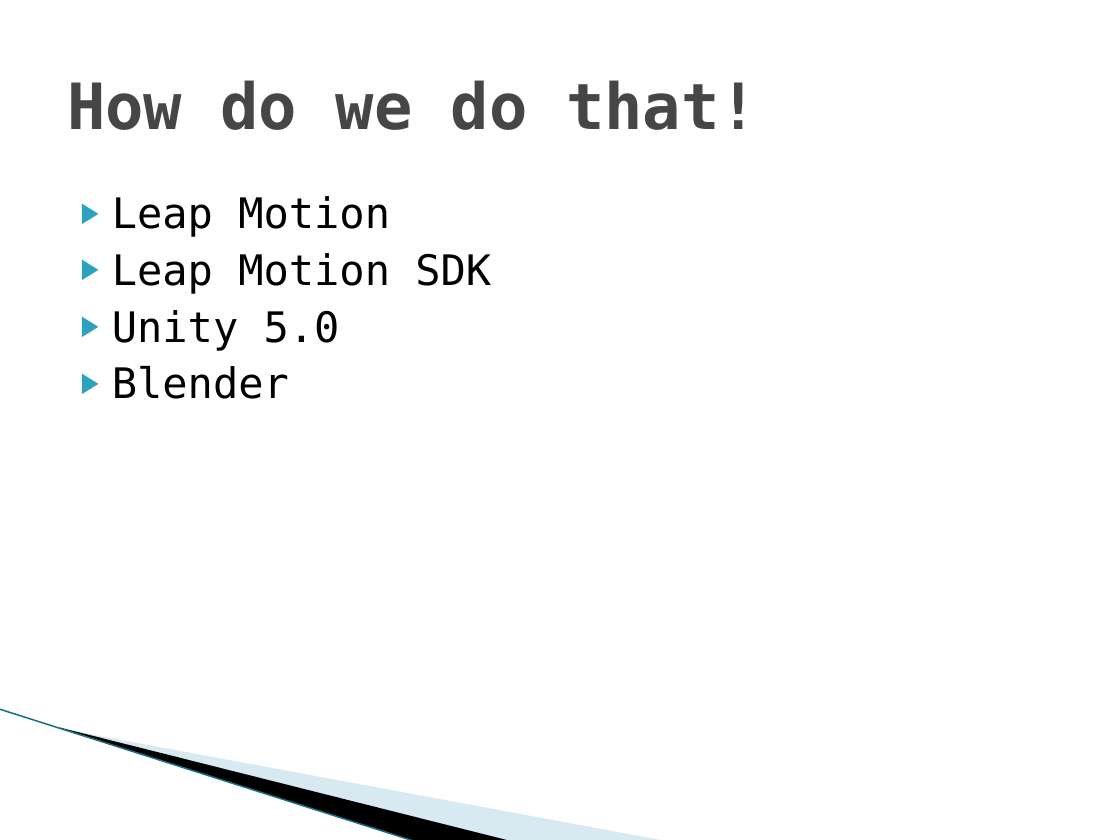
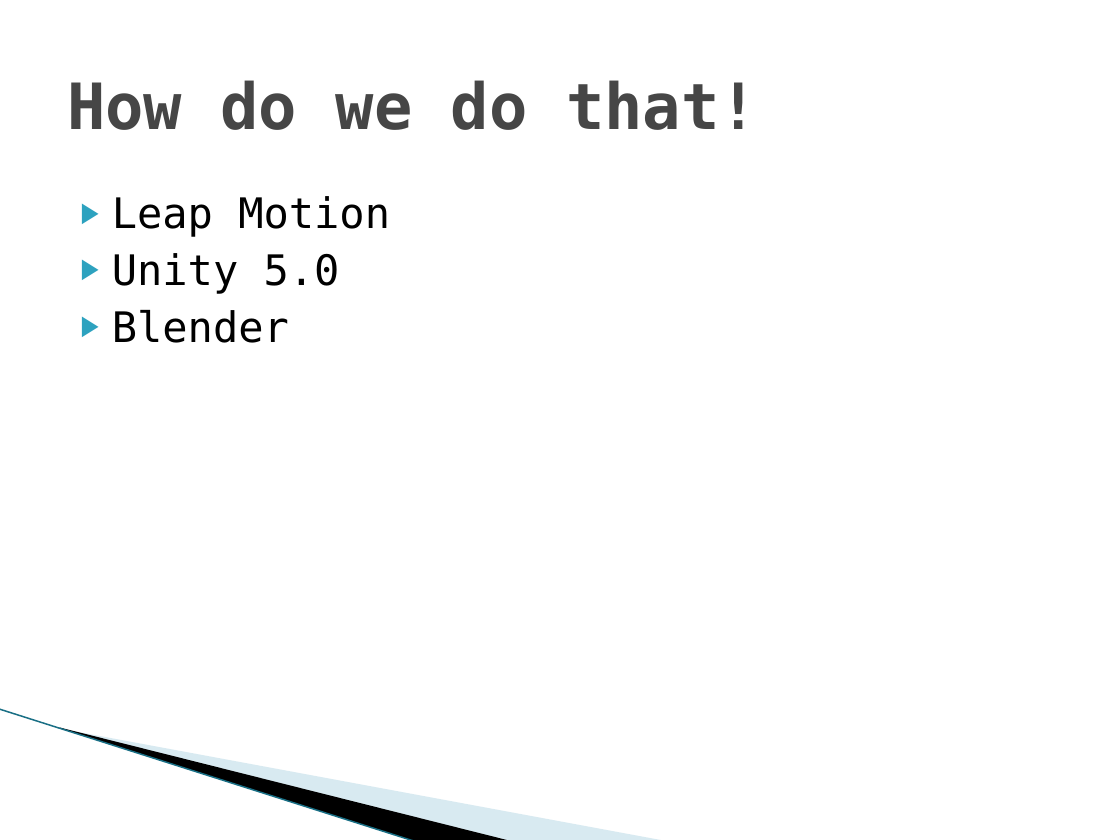
Before and after one commit to niahak/SEPlinko, a slide deck: slide 5 of Presentation.pptx. Drawn at 1120x840 pixels with LibreOffice and Linux fonts; fonts in the diff are those of the drawing; background and template pictures are left out. Boxes give left, top, right and bottom in pixels: in the first picture for what was removed or moved away, otherwise in the second. Text is boxed around its words. In the diff, an @@ line names an element or a change of style, - is before the commit and + after.

```diff
--- a/Presentation.pptx
+++ b/Presentation.pptx
@@ text at <box>112,253,491,294</box>: paragraph removed @@
-▶ Leap Motion SDK
```
Also in this commit, not shown: 2 other slides changed.
